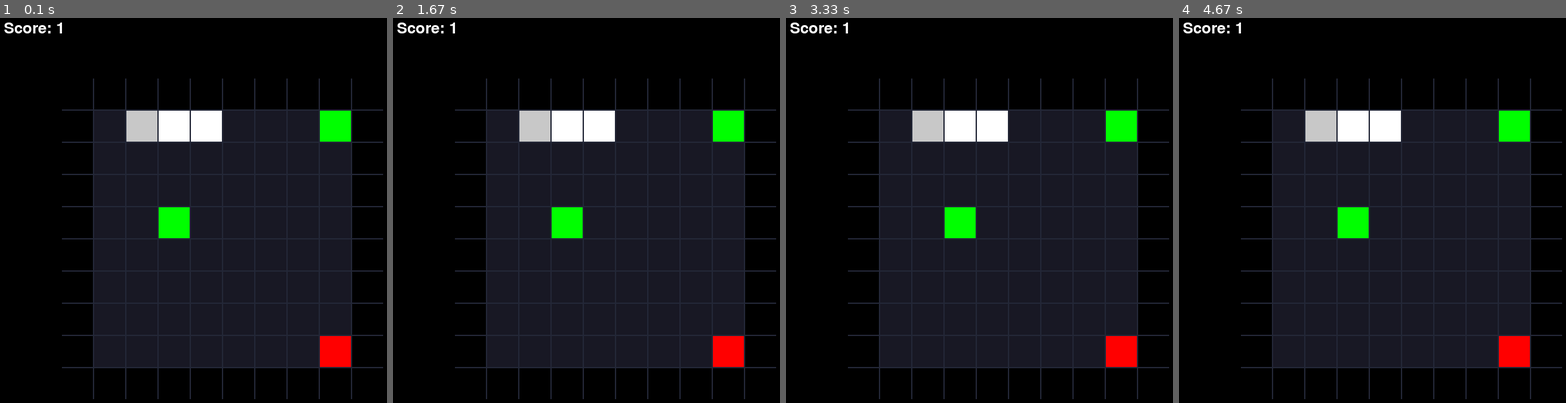
Above: before the commit, frames 1-4 (left to right).
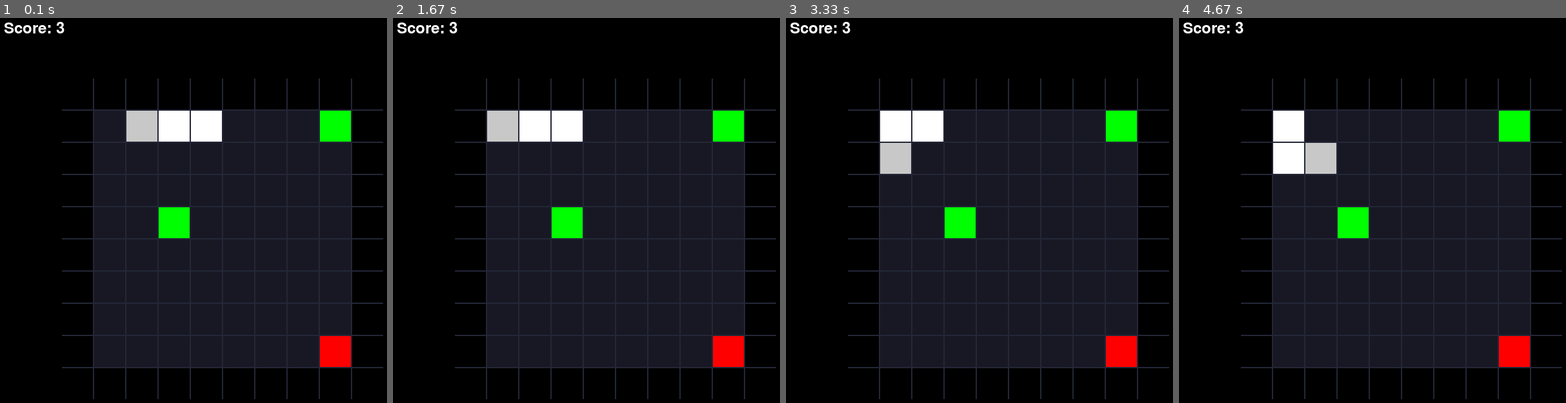
Above: after the commit, the same moments.

Repository: Romeovcn/L2S
Game: pygame game, started from main.py
The game is run twice, just before and just after one commit, with the same random seed, the same clock (stepped at 60 frames per second) and the same inputs.
Inputs:
- Up to frame 1 (0.1 s): no input
- Up to frame 2 (1.67 s): tap Space at 0.33 s; hold Space 0.67-1.13 s; hold D 0.67-1.13 s
- Up to frame 3 (3.33 s): hold S from 3.23 s (still down)
- Up to frame 4 (4.67 s): release S at 3.7 s; hold W 4.17-4.53 s; hold D from 4.57 s (still down)

The runs differ from the first frame. In frame 1, less than 0.1% of the frame differs, in the area x 14-17%, y 1-5%; in frame 2, 2.0%; in frame 3, 3.3%; in frame 4, 3.9%, in the area x 14-58%, y 1-41%.

Commit message:
working on AI

Diff:
--- /dev/null
+++ b/ai_algorithm/ai.py
@@ -0,0 +1,18 @@
+import random
+from game_algorithm.game_algo import get_cell_value_and_coordinates
+from game_algorithm.game_algo import is_move_valid
+
+def get_all_possible_moves(map, snake_pos):
+	directions = ["UP", "DOWN", "LEFT", "RIGHT"]
+	possible_moves = []
+
+	for direction in directions:
+		target_cell = get_cell_value_and_coordinates(map, snake_pos, direction)
+		move_validity = is_move_valid(snake_pos, target_cell)
+		if move_validity != 0: # Check if move is not illegal
+			move = {"direction": direction, "target_cell": target_cell}
+			possible_moves.append(move)
+	return possible_moves
+
+def select_random_move(possible_moves):
+	return random.choice(possible_moves)
--- a/algorithm/ai.py
+++ /dev/null
@@ -1,12 +0,0 @@
-def get_all_possible_moves(snake_pos):
-	possible_moves = []
-	head = snake_pos[0]
-	if (head[0] + 1, head[1]) != snake_pos[1]:
-		possible_moves.append((head[0] + 1, head[1]))
-	if (head[0] - 1, head[1]) != snake_pos[1]:
-		possible_moves.append((head[0] - 1, head[1]))
-	if (head[0], head[1] + 1) != snake_pos[1]:
-		possible_moves.append((head[0], head[1] + 1))
-	if (head[0], head[1] - 1) != snake_pos[1]:
-		possible_moves.append((head[0], head[1] - 1))
-	return possible_moves
--- a/draw_game/draw.py
+++ b/draw_game/draw.py
@@ -1,7 +1,7 @@
 import pygame
 from enum import Enum
 
-def draw_chessboard(screen, width, height):
+def draw_chessboard(screen, width, height, snake_len):
 	BG_COLOR = (35, 39, 55)
 	SQUARE_COLOR = (24, 24, 36)
 	GREEN_APPLE_COLOR = (255, 0, 0)
@@ -13,14 +13,10 @@
 	ROWS = 10
 	COLS = 10
 
-	background = pygame.draw.rect(screen, BG_COLOR, (100, 100, 498, 498))
-	# pygame.draw.rect(screen, (24, 24, 36), (100, 100, 95, 95))
-	# pygame.draw.rect(screen, (24, 24, 36), (100, 200, 95, 95))
-	# pygame.draw.rect(screen, (24, 24, 36), (100, 300, 95, 95))
-	# pygame.draw.rect(screen, (24, 24, 36), (100, 400, 95, 95))
-	# pygame.draw.rect(screen, (24, 24, 36), (100, 500, 95, 95))
+	screen.fill((0, 0, 0)) # Fill the screen with black
+	pygame.draw.rect(screen, BG_COLOR, (100, 100, 498, 498)) # Fill the board
 	font = pygame.font.Font(None, 36)
-	score_text = font.render(f"Score: 1", True, (255, 255, 255))
+	score_text = font.render(f"Score: {snake_len}", True, (255, 255, 255))
 	screen.blit(score_text, (10, 10))
 
 	for row in range(ROWS):
--- /dev/null
+++ b/game_algorithm/game_algo.py
@@ -0,0 +1,90 @@
+from generate_map.generate_map import generate_random_apple
+
+RED = "\033[31m"
+GREEN = "\033[32m"
+YELLOW = "\033[33m"
+CYAN = "\033[36m"
+RESET = "\033[0m"
+
+def print_map(map):
+	for row in map:
+		for cell in row:
+			if cell == "R":
+				print(RED + cell + RESET, end=" ")
+			elif cell == "G":
+				print(GREEN + cell + RESET, end=" ")
+			elif cell == "H" or cell == "S":
+				print(YELLOW + cell + RESET, end=" ")
+			elif cell == "W":
+				print(CYAN + cell + RESET, end=" ")
+			else:
+				print(cell, end=" ")
+		print()
+	print()
+
+def update_snake_pos(snake_pos, pos_to_go, target_cell):
+	if target_cell == "0":
+		snake_pos.insert(0, pos_to_go)
+		snake_pos.pop()
+	elif target_cell == "G":
+		snake_pos.insert(0, pos_to_go)
+	elif target_cell == "R":
+		snake_pos.insert(0, pos_to_go)
+		snake_pos.pop()
+		snake_pos.pop()
+	return snake_pos
+
+def erase_old_snake(map, snake_pos):
+	for pos in snake_pos:
+			map[pos[0]][pos[1]] = "0"
+
+def update_map(map, snake_pos, target_cell):
+	for pos in snake_pos:
+		if pos == snake_pos[0]:
+			map[pos[0]][pos[1]] = "H"
+		else:
+			map[pos[0]][pos[1]] = "S"
+
+	if target_cell == "G":
+		apple_pos = generate_random_apple(map, "G", 1)
+	if target_cell == "R":
+		apple_pos = generate_random_apple(map, "R", 1)
+
+def move(target_cell, map, snake_pos):
+	erase_old_snake(map, snake_pos) # Can be optimized by only erasing the last cell of the snake
+	snake_pos = update_snake_pos(snake_pos, target_cell['coordinates'], target_cell['value'])
+	update_map(map, snake_pos, target_cell['value'])
+
+def get_cell_value_and_coordinates(map, snake_pos, direction):
+	snake_head_pos = snake_pos[0]
+
+	if direction == "UP":
+		pos_to_go = [snake_head_pos[0] - 1, snake_head_pos[1]]
+	elif direction == "DOWN":
+		pos_to_go = [snake_head_pos[0] + 1, snake_head_pos[1]]
+	elif direction == "LEFT":
+		pos_to_go = [snake_head_pos[0], snake_head_pos[1] - 1]
+	elif direction == "RIGHT":
+		pos_to_go = [snake_head_pos[0], snake_head_pos[1] + 1]
+	else:
+		return None
+
+	target_cell = map[pos_to_go[0]][pos_to_go[1]]
+	return {"value": target_cell, "coordinates": pos_to_go}
+
+def is_move_valid(snake_pos, target_cell):
+	"""
+	returns: 0 if move is not possible, -1 if player is dead, 1 if move is valid
+	"""
+	if target_cell['value'] == "0": # On top because it's the most common case
+		return 1
+	if target_cell['value'] == "W": # Hit a wall
+		return -1
+	if target_cell['value'] == "R" and len(snake_pos) == 1: # Hit size 0 with red apple
+		return -1
+	if target_cell['value'] == "S":
+		if target_cell['coordinates'] == snake_pos[1]: # Check if going backward
+			# print("Going backward")
+			return 0
+		return -1 # Else means ate itself
+	return 1 # If it's a green apple
--- a/main.py
+++ b/main.py
@@ -2,133 +2,20 @@
 import pygame
 import random
 from generate_map.generate_map import generate_random_map
-from generate_map.generate_map import generate_random_apple
 from draw_game.draw import draw_chessboard
 from draw_game.draw import draw_game
+from ai_algorithm.ai import get_all_possible_moves
+from ai_algorithm.ai import select_random_move
+from game_algorithm.game_algo import get_cell_value_and_coordinates
+from game_algorithm.game_algo import print_map
+from game_algorithm.game_algo import is_move_valid
+from game_algorithm.game_algo import move
 
 RED = "\033[31m"
 GREEN = "\033[32m"
 YELLOW = "\033[33m"
 CYAN = "\033[36m"
 RESET = "\033[0m"
-
-def print_map(map):
-	for row in map:
-		for cell in row:
-			if cell == "R":
-				print(RED + cell + RESET, end=" ")
-			elif cell == "G":
-				print(GREEN + cell + RESET, end=" ")
-			elif cell == "H" or cell == "S":
-				print(YELLOW + cell + RESET, end=" ")
-			elif cell == "W":
-				print(CYAN + cell + RESET, end=" ")
-			else:
-				print(cell, end=" ")
-		print()
-	print()
-
-def update_snake_pos(snake_pos, pos_to_go, target_cell):
-	new_snake_pos = snake_pos.copy()
-
-	if target_cell == "0":
-		snake_pos.insert(0, pos_to_go)
-		snake_pos.pop()
-	elif target_cell == "G":
-		snake_pos.insert(0, pos_to_go)
-	elif target_cell == "R":
-		snake_pos.insert(0, pos_to_go)
-		snake_pos.pop()
-		snake_pos.pop()
-	return snake_pos
-
-def erase_old_snake(map, snake_pos):
-	for pos in snake_pos:
-			map[pos[0]][pos[1]] = "0"
-
-def update_map(map, snake_pos, target_cell):
-	for pos in snake_pos:
-		if pos == snake_pos[0]:
-			map[pos[0]][pos[1]] = "H"
-		else:
-			map[pos[0]][pos[1]] = "S"
-
-	if target_cell == "G":
-		apple_pos = generate_random_apple(map, "G", 1)
-	if target_cell == "R":
-		apple_pos = generate_random_apple(map, "R", 1)
-
-def move(direction, map, snake_pos):
-	"""
-	returns: 1 if player is still alive or -1 if player is dead
-	"""
-	head = snake_pos[0]
-
-	if direction == "UP":
-		pos_to_go = [head[0] - 1, head[1]]
-	elif direction == "DOWN":
-		pos_to_go = [head[0] + 1, head[1]]
-	elif direction == "LEFT":
-		pos_to_go = [head[0], head[1] - 1]
-	elif direction == "RIGHT":
-		pos_to_go = [head[0], head[1] + 1]
-	else:
-		return "PASS"
-
-	target_cell = map[pos_to_go[0]][pos_to_go[1]]
-
-	# ------ Check death ------ #
-	if target_cell == "W":
-		print(f"{RED}YOU HIT A WALL YOU ARE DEAD{RESET}")
-		return "DEAD"
-	elif target_cell == "S":
-		if pos_to_go == snake_pos[1]:
-			return "PASS"
-		else:
-			print(f"{RED}YOU ATE YOURSELF YOU ARE DEAD{RESET}")
-			return "DEAD"
-	elif target_cell == "R" and len(snake_pos) == 1:
-		print(f"{RED}YOU ATE A RED APPLE YOU ARE DEAD{RESET}")
-		return "DEAD"
-
-	# ------ Debug ------ #
-	# if target_cell == "0":
-	# 	print("YOU ARE STILL ALIVE")
-	# elif target_cell == "G":
-	# 	print("YOU EAT GREEN APPLE")
-	# elif target_cell == "R":
-	# 	print("YOU EAT RED APPLE")
-
-	# ------ Update elements ------ #
-	erase_old_snake(map, snake_pos) # Can be optimized by only erasing the last cell of the snake
-	snake_pos = update_snake_pos(snake_pos, pos_to_go, target_cell)
-	update_map(map, snake_pos, target_cell)
-
-	return "ALIVE"
-
-def get_cell_value_and_coordinates(map, snake_pos, direction):
-	snake_head_pos = snake_pos[0]
-
-	if direction == "UP":
-		pos_to_go = [snake_head_pos[0] - 1, snake_head_pos[1]]
-	elif direction == "DOWN":
-		pos_to_go = [snake_head_pos[0] + 1, snake_head_pos[1]]
-	elif direction == "LEFT":
-		pos_to_go = [snake_head_pos[0], snake_head_pos[1] - 1]
-	elif direction == "RIGHT":
-		pos_to_go = [snake_head_pos[0], snake_head_pos[1] + 1]
-	else:
-		return None
-
-	target_cell = map[pos_to_go[0]][pos_to_go[1]]
-	return {"value": target_cell, "coordinates": pos_to_go}
-
-def is_move_valid(snake_pos, target_cell):
-	if len(snake_pos) < 2:
-		return True
-	elif target_cell['value'] == "S" and target_cell['coordinates'] == snake_pos[1]:
-		return False
-	return True
 
 def main():
 	map, snake_pos = generate_random_map()
@@ -138,12 +25,9 @@
 	screen = pygame.display.set_mode((width, height), pygame.NOFRAME)
 	pygame.display.set_caption("Snake AI")
 
-	score = 3
-	old_direction = None
 	direction = None
 	running = True
-	last_move_time = 0
-	draw_chessboard(screen, width, height)
+	draw_chessboard(screen, width, height, 3)
 	draw_game(screen, map)
 	print_map(map)
 
@@ -152,49 +36,51 @@
 			# Check for QUIT event
 			if event.type == pygame.QUIT:
 				running = False
+				break
 			# Check for KEYDOWN event
 			if event.type == pygame.KEYDOWN:
 				key = pygame.key.get_pressed()
 				if key[pygame.K_ESCAPE] or key[pygame.K_q]:
 					running = False
-
+					break
 				# Need to check if going backward
-				if key[pygame.K_w]:
-					old_direction = direction if direction != None else "UP"
+				elif key[pygame.K_w]:
 					direction = "UP"
 				elif key[pygame.K_s]:
-					old_direction = direction if direction != None else "DOWN"
 					direction = "DOWN"
 				elif key[pygame.K_a]:
-					old_direction = direction if direction != None else "LEFT"
 					direction = "LEFT"
 				elif key[pygame.K_d]:
-					old_direction = direction if direction != None else "RIGHT"
 					direction = "RIGHT"
+				elif key[pygame.K_SPACE]:
+					possible_moves = get_all_possible_moves(map, snake_pos)
+					random_move = select_random_move(possible_moves)
+					direction = random_move['direction']
+					# print(select_random_move(possible_moves))
+					# Get list of possible moves
+					# Select the best move or random move
+					# direction = "AI"
+					# continue
 
-		current_time = pygame.time.get_ticks()
-		if current_time - last_move_time >= 300 and direction:
-			target_cell = get_cell_value_and_coordinates(map, snake_pos, direction)
-			if not is_move_valid(snake_pos, target_cell):
-				direction = old_direction
-			# print(is_move_valid(snake_pos, target_cell))
-			# Check move validity
-			# Check death
-			# Update map and snake_pos and direction
-			# Update display if change is made
-			# is_alive = move(direction, map, snake_pos)
-			# if is_alive == "DEAD":
-			# 	running = False
-			# elif is_alive == "ALIVE":
-			# 	draw_chessboard(screen, width, height)
-			# 	draw_game(screen, map)
-			# 	print_map(map)
-			last_move_time = current_time
+				target_cell = get_cell_value_and_coordinates(map, snake_pos, direction)
+				move_validity = is_move_valid(snake_pos, target_cell)
+				if move_validity == 0:
+					pass
+				elif move_validity == -1:
+					running = False
+					print(f"{RED}YOU ARE DEAD{RESET}")
+				else:
+					move(target_cell, map, snake_pos)
+					draw_chessboard(screen, width, height, len(snake_pos))
+					draw_game(screen, map)
+					print_map(map)
+					pass
 
 		pygame.display.flip()
-		clock.tick(20)
-
 	pygame.quit()
 
 if __name__ == "__main__":
 	main()
+
+# Action would be: UP, DOWN, LEFT, RIGHT
+# State would be: DANGER_RIGHT, DANGER_LEFT, DANGER_UP, DANGER_DOWN, APPLE_RIGHT, APPLE_LEFT, APPLE_UP, APPLE_DOWN
